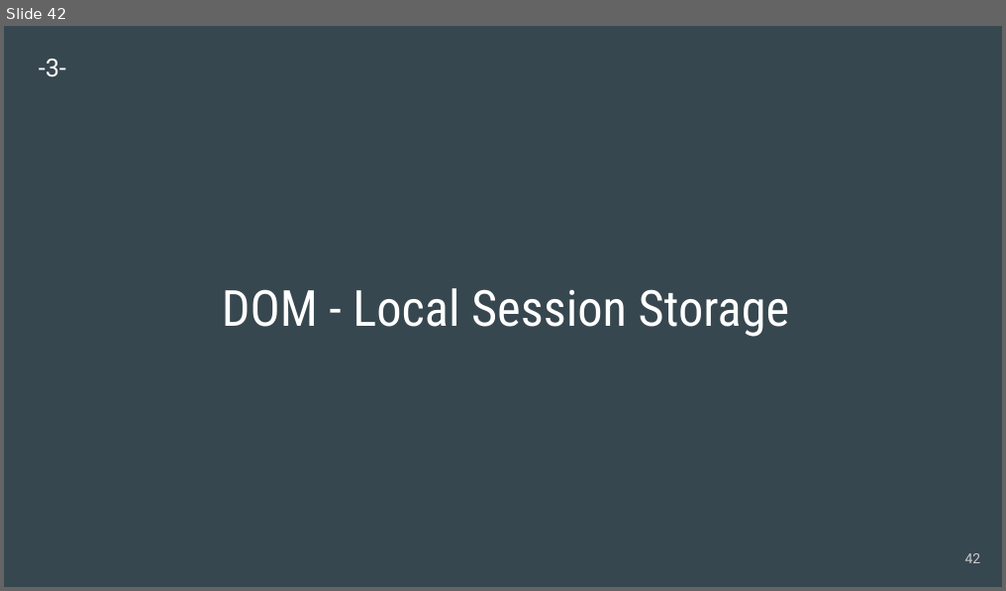
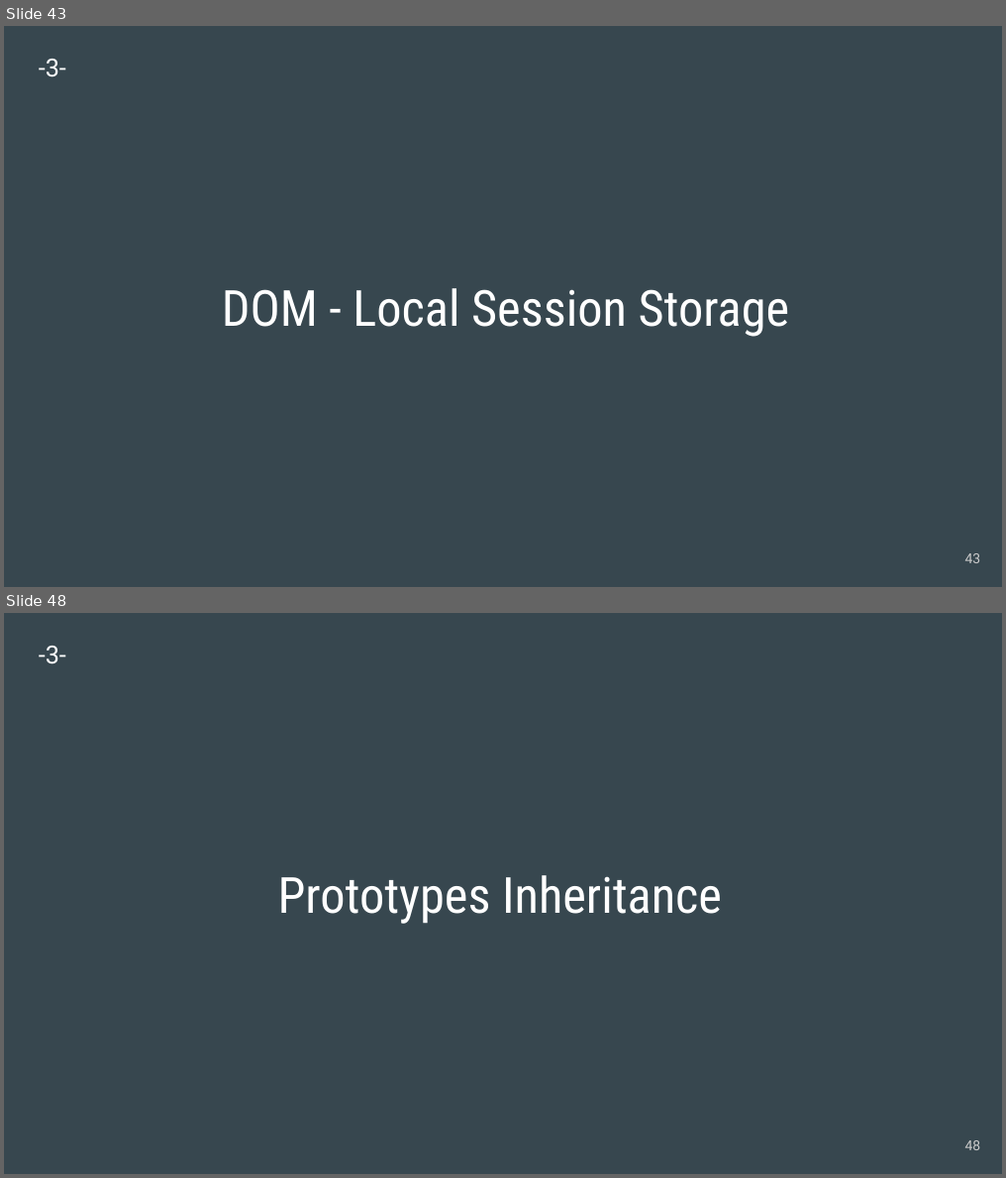
Before and after one commit to engwsalama/webdev_js, a slide deck: 2020-WebDev_js.pptx. Shown one above the other, each under a label of ours: slide 42 before the commit, slides 43 and 48 after it; the slides between them are not shown. The pictures are 1006x591 and 1006x1178 pixels, drawn with LibreOffice and Linux fonts; fonts in the diff are those of the drawing. Boxes give left, top, right and bottom in pixels: in the first picture for what was removed or moved away, otherwise in the second. Text is boxed around its words. In the diff, an @@ line names an element or a change of style, - is before the commit and + after.

```diff
--- a/2020-WebDev_js.pptx
+++ b/2020-WebDev_js.pptx
@@ slide 48 added at [4, 613, 1002, 1174], background #37474F @@
@@ text added at [39, 646, 66, 664], 18 pt, text #FFFFFF @@
+-3-
@@ title added at [278, 875, 722, 924], 36 pt, text #FFFFFF @@
+Prototypes Inheritance
@@ page number added at [965, 1141, 981, 1151], 10 pt, text #CACACA @@
+48
@@ what was slide 42 is now slide 43 @@
@@ page number at [965, 554, 981, 564]: text changed @@
-42
+43
```
Also in this commit, not shown: 9 other slides added, 1 other file.
